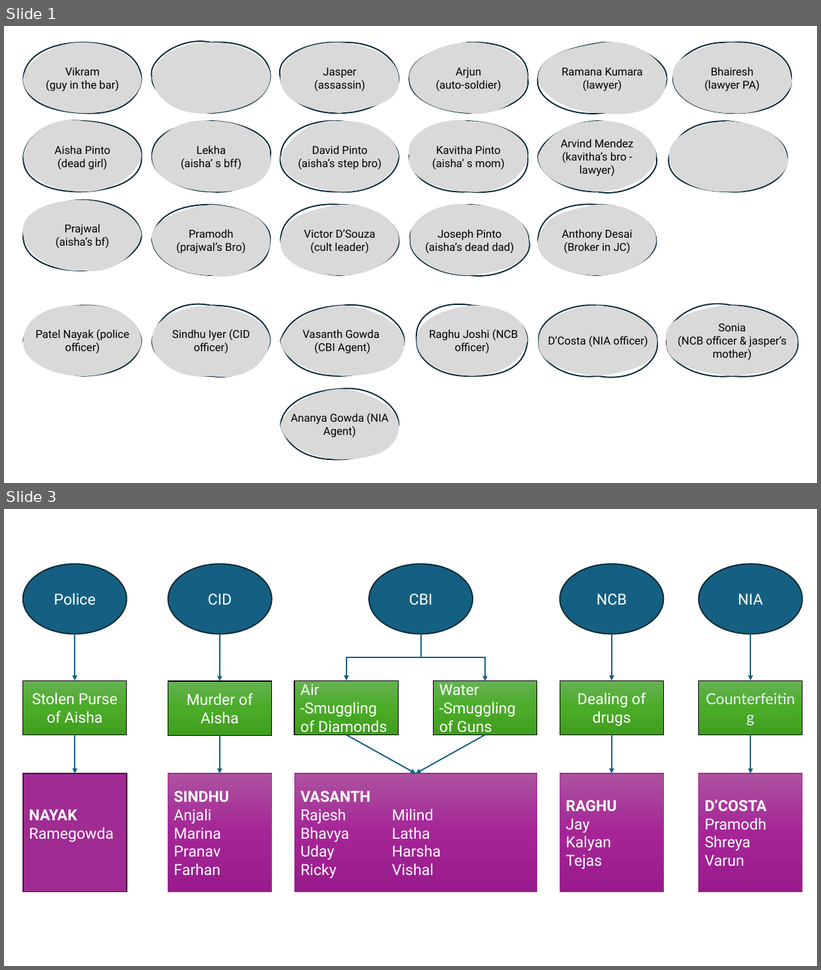
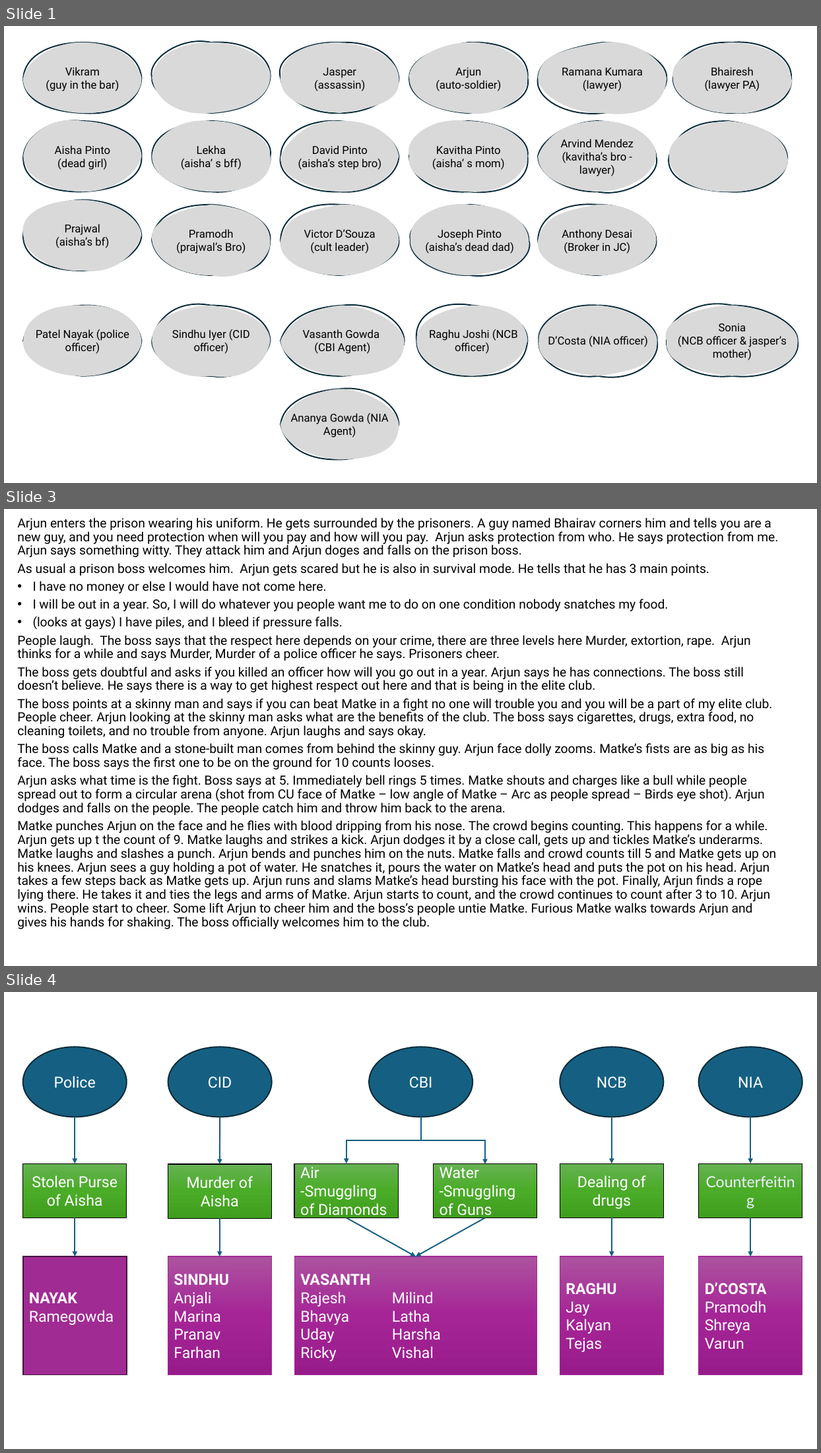
Before and after one commit to arya-prakyath/the-a-films, a slide deck: THE_A_Ideas/Innocent Gems/Innocent Gems - Flows.pptx. Shown one above the other, each under a label of ours: slides 1 and 3 before the commit, slides 1, 3 and 4 after it; the slides between them are not shown. The pictures are 821x970 and 821x1453 pixels, drawn with LibreOffice and Linux fonts; fonts in the diff are those of the drawing. Boxes give left, top, right and bottom in pixels: in the first picture for what was removed or moved away, otherwise in the second. Text is boxed around its words. In the diff, an @@ line names an element or a change of style, - is before the commit and + after.

```diff
--- a/THE_A_Ideas/Innocent Gems/Innocent Gems - Flows.pptx
+++ b/THE_A_Ideas/Innocent Gems/Innocent Gems - Flows.pptx
@@ slide 3 added at box(4, 509, 817, 966), background #FFFFFF @@
@@ text added at box(17, 518, 778, 929), 15 pt, text #000000 @@
+Arjun enters the prison wearing his uniform. He gets surrounded by the prisoners. A guy named Bhairav corners him and tells you are a new guy, and you need protection when will you pay and how will you pay. Arjun asks protection from who. He says protection from me. Arjun says something witty. They attack him and Arjun doges and falls on the prison boss.
+As usual a prison boss welcomes him. Arjun gets scared but he is also in survival mode. He tells that he has 3 main points.
+• I have no money or else I would have not come here.
+• I will be out in a year. So, I will do whatever you people want me to do on one condition nobody snatches my food.
+• (looks at gays) I have piles, and I bleed if pressure falls.
+People laugh. The boss says that the respect here depends on your crime, there are three levels here Murder, extortion, rape. Arjun thinks for a while and says Murder, Murder of a police officer he says. Prisoners cheer.
+The boss gets doubtful and asks if you killed an officer how will you go out in a year. Arjun says he has connections. The boss still doesn’t believe. He says there is a way to get highest respect out here and that is being in the elite club.
+The boss points at a skinny man and says if you can beat Matke in a fight no one will trouble you and you will be a part of my elite club. People cheer. Arjun looking at the skinny man asks what are the benefits of the club. The boss says cigarettes, drugs, extra food, no cleaning toilets, and no trouble from anyone. Arjun laughs and says okay.
+The boss calls Matke and a stone-built man comes from behind the skinny guy. Arjun face dolly zooms. Matke’s fists are as big as his face. The boss says the first one to be on the ground for 10 counts looses.
+Arjun asks what time is the fight. Boss says at 5. Immediately bell rings 5 times. Matke shouts and charges like a bull while people spread out to form a circular arena (shot from CU face of Matke – low angle of Matke – Arc as people spread – Birds eye shot). Arjun dodges and falls on the people. The people catch him and throw him back to the arena.
+Matke punches Arjun on the face and he flies with blood dripping from his nose. The crowd begins counting. This happens for a while. Arjun gets up t the count of 9. Matke laughs and strikes a kick. Arjun dodges it by a close call, gets up and tickles Matke’s underarms. Matke laughs and slashes a punch. Arjun bends and punches him on the nuts. Matke falls and crowd counts till 5 and Matke gets up on his knees. Arjun sees a guy holding a pot of water. He snatches it, pours the water on Matke’s head and puts the pot on his head. Arjun takes a few steps back as Matke gets up. Arjun runs and slams Matke’s head bursting his face with the pot. Finally, Arjun finds a rope lying there. He takes it and ties the legs and arms of Matke. Arjun starts to count, and the crowd continues to count after 3 to 10. Arjun wins. People start to cheer. Some lift Arjun to cheer him and the boss’s people untie Matke. Furious Matke walks towards Arjun and gives his hands for shaking. The boss officially welcomes him to the club.
@@ what was slide 3 is now slide 4 @@
```
Also in this commit, not shown: 1 slide changed.
